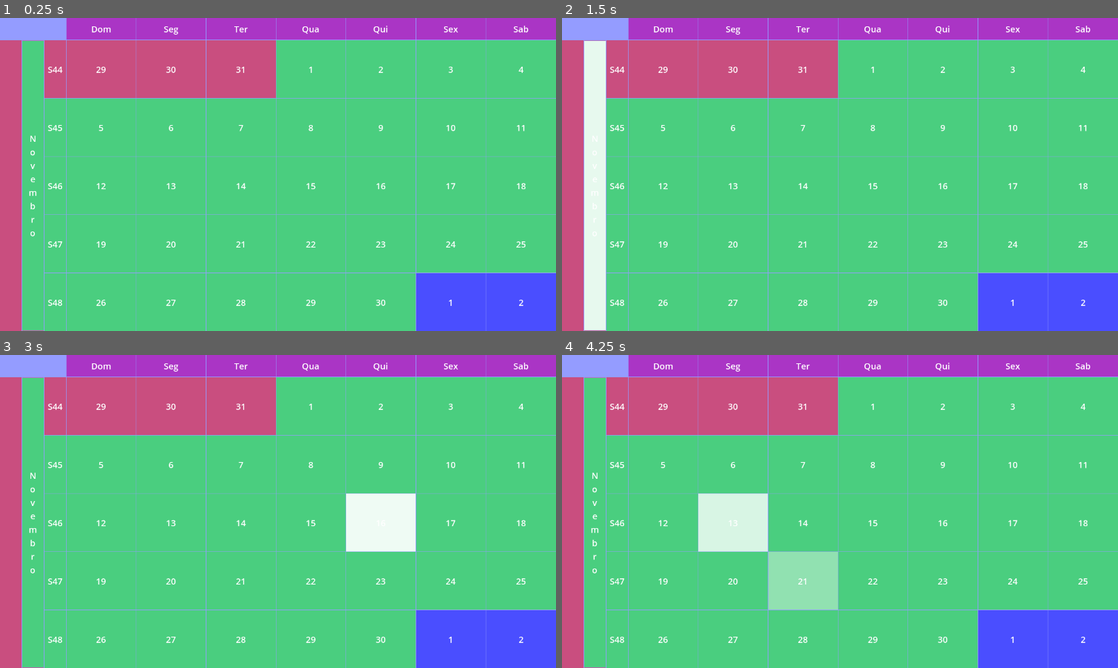
Above: before the commit, frames 1-4 (two rows, left to right).
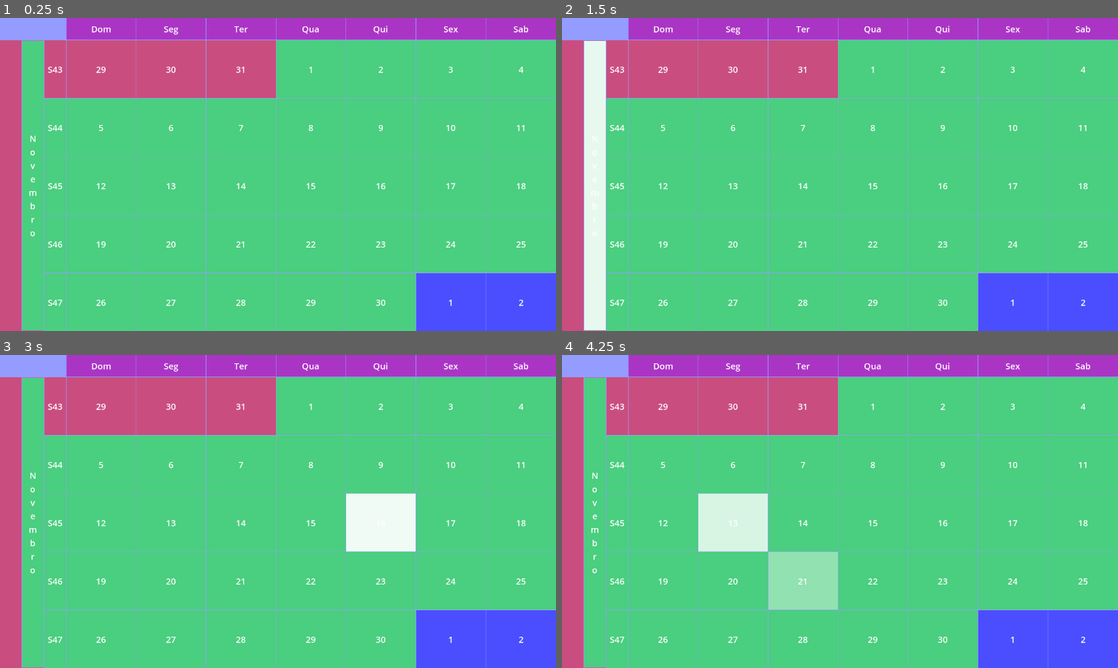
Above: after the commit, the same moments.

Repository: NWERICKSASAKI/Godot-Agenda-Unificada
Game: Godot game, scene res://scenes/main.tscn
The game is run twice, just before and just after one commit, with the same random seed, the same clock (stepped at 60 frames per second) and the same inputs.
Inputs (mouse positions are in pixels of both pictures, inside the frame that each line leads up to):
- Up to frame 1 (0.25 s): no input
- Up to frame 2 (1.5 s): click (595, 187) at 0.52 s; click (595, 187) at 1.27 s
- Up to frame 3 (3 s): click (33, 524) at 2.02 s; tap Enter at 2.75 s; move the mouse to (400, 495) at 2.77 s; click (400, 495) at 2.92 s
- Up to frame 4 (4.25 s): tap Space at 3.5 s; drag from (728, 527) to (812, 574) at 3.52 s

The runs differ from the first frame. In frame 1, less than 0.1% of the frame differs, in the area x 10-12%, y 15-92%; in frame 2, less than 0.1%; in frame 3, less than 0.1%; in frame 4, less than 0.1%.

Commit message:
correção da função de retornar o numero da semana

Diff:
--- a/scenes/main.tscn
+++ b/scenes/main.tscn
@@ -366,7 +366,7 @@
 [node name="S" parent="UI/Calendario/HBoxContainer/Dias/VBoxContainer/S0" instance=ExtResource("3_tbgi4")]
 layout_mode = 2
 size_flags_horizontal = 1
-tipo_de_celula = 4
+tipo_de_celula = 2
 
 [node name="D1" parent="UI/Calendario/HBoxContainer/Dias/VBoxContainer/S0" instance=ExtResource("3_tbgi4")]
 layout_mode = 2
@@ -405,7 +405,7 @@
 [node name="S" parent="UI/Calendario/HBoxContainer/Dias/VBoxContainer/S1" instance=ExtResource("3_tbgi4")]
 layout_mode = 2
 size_flags_horizontal = 1
-tipo_de_celula = 4
+tipo_de_celula = 2
 
 [node name="D1" parent="UI/Calendario/HBoxContainer/Dias/VBoxContainer/S1" instance=ExtResource("3_tbgi4")]
 layout_mode = 2
@@ -444,7 +444,7 @@
 [node name="S" parent="UI/Calendario/HBoxContainer/Dias/VBoxContainer/S2" instance=ExtResource("3_tbgi4")]
 layout_mode = 2
 size_flags_horizontal = 1
-tipo_de_celula = 4
+tipo_de_celula = 2
 
 [node name="D1" parent="UI/Calendario/HBoxContainer/Dias/VBoxContainer/S2" instance=ExtResource("3_tbgi4")]
 layout_mode = 2
@@ -483,7 +483,7 @@
 [node name="S" parent="UI/Calendario/HBoxContainer/Dias/VBoxContainer/S3" instance=ExtResource("3_tbgi4")]
 layout_mode = 2
 size_flags_horizontal = 1
-tipo_de_celula = 4
+tipo_de_celula = 2
 
 [node name="D1" parent="UI/Calendario/HBoxContainer/Dias/VBoxContainer/S3" instance=ExtResource("3_tbgi4")]
 layout_mode = 2
@@ -522,7 +522,7 @@
 [node name="S" parent="UI/Calendario/HBoxContainer/Dias/VBoxContainer/S4" instance=ExtResource("3_tbgi4")]
 layout_mode = 2
 size_flags_horizontal = 1
-tipo_de_celula = 4
+tipo_de_celula = 2
 
 [node name="D1" parent="UI/Calendario/HBoxContainer/Dias/VBoxContainer/S4" instance=ExtResource("3_tbgi4")]
 layout_mode = 2
@@ -561,7 +561,7 @@
 [node name="S" parent="UI/Calendario/HBoxContainer/Dias/VBoxContainer/S5" instance=ExtResource("3_tbgi4")]
 layout_mode = 2
 size_flags_horizontal = 1
-tipo_de_celula = 4
+tipo_de_celula = 2
 
 [node name="D1" parent="UI/Calendario/HBoxContainer/Dias/VBoxContainer/S5" instance=ExtResource("3_tbgi4")]
 layout_mode = 2
@@ -601,7 +601,7 @@
 [node name="S" parent="UI/Calendario/HBoxContainer/Dias/VBoxContainer/S6" instance=ExtResource("3_tbgi4")]
 layout_mode = 2
 size_flags_horizontal = 1
-tipo_de_celula = 4
+tipo_de_celula = 2
 
 [node name="D1" parent="UI/Calendario/HBoxContainer/Dias/VBoxContainer/S6" instance=ExtResource("3_tbgi4")]
 layout_mode = 2
--- a/scripts/calendario.gd
+++ b/scripts/calendario.gd
@@ -205,11 +205,10 @@
 ## Preenche no Calendario os dias da semana ('Dom', 'Seg', ... , 'Sab')
 func __preencher_nomes_dos_dias_da_semana():
 	var DiaSemana = ["Dom","Seg","Ter","Qua","Qui","Sex","Sab"]
-	var nodes_DiasDaSemana = $DiaDaSemana.get_children() ## [ N1 , N2 , S , D1 , ... , D7 ]
 	for i in DiaSemana.size():
 		var dia = DiaSemana[i]
 		var node_name = "D{0}".format([i+1])
-		$DiaDaSemana.get_node(node_name).get_node("Label").text = DiaSemana[i]
+		$DiaDaSemana.get_node(node_name).get_node("Label").text = dia
 
 
 #func eh_ano_bissexto(ano: int) -> bool:
--- a/scripts/d.gd
+++ b/scripts/d.gd
@@ -3,15 +3,15 @@
 const UM_DIA_UNIX = 86400 ## 60 * 60 * 24 = 86400
 const UMA_SEMANA_UNIX = UM_DIA_UNIX * 7
 
-@export_enum("Ano", "Mes", "Semana", "Dia", "Numero da Semana", "Nome da Semana") var tipo_de_celula # 0, 1, 2, 3
+@export_enum("Ano", "Mes", "Semana", "Dia", "Nome da Semana") var tipo_de_celula # 0, 1, 2, 3
 
 #@export_range(0,1,0.01,"Controle de Opacidade da celula") var A = 0.5 # alpha / opacidade
 
-var data_dicionario
-var data_unix = 0
+var data_dicionario:Dictionary
+var data_unix:int = 0
 var ano:int
 var dia:int
-var mes:int ## 0 = Janeiro,[br]1 = Fevereiro[br]...[br]11 = Dezembro
+var mes:int ## 0 = Janeiro,[br]1 = Fevereiro,[br]...[br]11 = Dezembro
 var dia_da_semana:int ## 0 = Domingo,[br]1 = Segunda,[br]...[br]6 = Sábado
 var numero_da_semana:int
 
@@ -23,15 +23,16 @@
 
 func _alterar_aparencia():
 	$Label.text = str(dia)
-	if tipo_de_celula == 4:
+	if tipo_de_celula == 2:
 		$Label.text = "S" + str(numero_da_semana)
 	elif tipo_de_celula == 1:
 		$Label.text = "\n".join(str(NOME_MESES[mes]).split(""))
 	elif tipo_de_celula == 0:
-		$Label.text = __string_ano_formatado(ano)
+		$Label.text = __string_ano_formatado()
 	$ColorRect.color = COR_MES[mes % 12]
 
 func atualizar_data_unix_com_base_nos_atributos():
+	assert( mes >= 0, "'mes' precisa ser maior ou igual que 0. mes -> {0}".format([mes]));
 	#  year, month, day, hour, minute, and second.
 	var dicionario = {
 		"year":ano,
@@ -49,10 +50,10 @@
 	data_dicionario = Time.get_datetime_dict_from_unix_time(data_unix)
 	dia_da_semana = data_dicionario['weekday']
 	dia = data_dicionario["day"]
-	mes = data_dicionario["month"]-1
+	mes = data_dicionario["month"]-1 #  Dicio (mês) = { 1-Jan, 2-Fev, ... 12-Dez  } -1 para ao meu modelo
 	ano = data_dicionario["year"]
 	numero_da_semana = calcular_numero_da_semana(data_unix)
-	tipo_de_celula
+	#tipo_de_celula
 	_alterar_aparencia()
 
 func avancar_dias(n:int):
@@ -62,7 +63,7 @@
 
 func avancar_meses(n:int):
 	var d_ano = ( mes + abs(n) ) / 12 * sign(n)
-	mes = mes + n
+	mes = (mes+12 + n)%12 # +12 para evitar que mes = -1
 	ano += d_ano
 	atualizar_data_unix_com_base_nos_atributos()
 
@@ -91,18 +92,23 @@
 ## ao invés de Dom -> Sab
 func calcular_numero_da_semana(data_em_unix:int) -> int:
 	var data_string_1o_dia_do_ano = "{0}-01-01 12:00:00".format([ano]) #YYYY-MM-DD HH:MM:SS
-	var unix_data = Time.get_unix_time_from_datetime_string(data_string_1o_dia_do_ano)
-	var dict_data = Time.get_datetime_dict_from_datetime_string(data_string_1o_dia_do_ano, true)
-	var dia_da_semama = int(dict_data['weekday']) # 0 Domindo, 1 Seg, ... , 6 Sábado
-	var unix_prox_domingo = unix_data - (7 - dia_da_semama) * UM_DIA_UNIX
-
-	var num_da_semana = ( data_em_unix - unix_prox_domingo ) / UMA_SEMANA_UNIX
+	var unix_data_1o_dia_do_ano = Time.get_unix_time_from_datetime_string(data_string_1o_dia_do_ano)
+	var dict_data_1o_dia_do_ano = Time.get_datetime_dict_from_datetime_string(data_string_1o_dia_do_ano, true)
+	var dia_da_semama_1o_dia_do_ano = int(dict_data_1o_dia_do_ano['weekday']) ## 0 Domindo, 1 Seg, ... , 6 Sábado
+	#var unix_anterior_domingo = unix_data_1o_dia_do_ano - (7 - dia_da_semama_1o_dia_do_ano) * UM_DIA_UNIX
+	var unix_segunda_anterior = unix_data_1o_dia_do_ano - (dia_da_semama_1o_dia_do_ano - 1) * UM_DIA_UNIX
+	@warning_ignore("integer_division")
+	#var num_da_semana = ( data_em_unix - unix_anterior_domingo ) / UMA_SEMANA_UNIX
+	var num_da_semana = ( data_em_unix - unix_segunda_anterior ) / UMA_SEMANA_UNIX + 1 # +1 pq a numeração das semanas começa em 1.
 	return num_da_semana
 
 ## Retorna a quantidade de semanas que o mês possui.
 ## Função usada para determinar a altura das células dos Meses.
-func qtd_semanas_no_mes(_mes=mes,_ano=ano) -> int:
+func qtd_semanas_no_mes(_mes=mes,_ano=ano) -> Array:
+	_mes += 1 # para adaptar ao unix
 	var string_1o_dia_do_mes =  "{0}-{1}-01 12:00:00".format([_ano,_mes]) #YYYY-MM-DD HH:MM:SS
+	var dict_1o_dia_do_mes = Time.get_datetime_dict_from_datetime_string(string_1o_dia_do_mes,true)
+	var domingo_1o_dia:bool = dict_1o_dia_do_mes['weekday']==0
 	var unix_1o_dia_do_mes =  Time.get_unix_time_from_datetime_string(string_1o_dia_do_mes)
 	var num_semana_1o_dia = calcular_numero_da_semana(unix_1o_dia_do_mes)
 
@@ -110,13 +116,20 @@
 	if prox_mes == 0:
 		_ano += 1
 
-	var string_1o_dia_do_prox_mes =  "{0}-{1}-01 12:00:00".format([_ano,_mes+1]) #YYYY-MM-DD HH:MM:SS
+	var string_1o_dia_do_prox_mes =  "{0}-{1}-01 12:00:00".format([_ano,prox_mes]) #YYYY-MM-DD HH:MM:SS
 	var unix_1o_dia_do_prox_mes =  Time.get_unix_time_from_datetime_string(string_1o_dia_do_prox_mes)
 	var unix_ultimo_dia_do_mes = unix_1o_dia_do_prox_mes - UM_DIA_UNIX
+
+	var dict_ult_dia_do_mes = Time.get_datetime_dict_from_unix_time(unix_ultimo_dia_do_mes)
+	var sabado_ult_dia:bool = dict_ult_dia_do_mes['weekday']==6
+
 	var num_semana_ultimo_dia = calcular_numero_da_semana(unix_ultimo_dia_do_mes)
 
-	var num_de_semanas_no_mes = num_semana_ultimo_dia - num_semana_1o_dia
-	return num_de_semanas_no_mes
+	var num_de_semanas_no_mes = num_semana_ultimo_dia - num_semana_1o_dia + 1
+	#var num_de_semanas_no_mes = ceil((float(unix_ultimo_dia_do_mes - unix_1o_dia_do_mes)/UMA_SEMANA_UNIX))
+
+	var lista = [num_de_semanas_no_mes, domingo_1o_dia, sabado_ult_dia]
+	return lista
 
 ## Retorna a quantidade de semanas que o ano possui.
 ## Função usada para determinar a altura das células dos Anos.
@@ -133,7 +146,7 @@
 	var num_de_semanas_no_ano = num_semana_ultimo_dia - num_semana_1o_dia
 	return num_de_semanas_no_ano
 
-func __string_ano_formatado(ano:int):
+func __string_ano_formatado() -> String:
 	var esp = "\n\n\n\n\n" + "\n\n\n\n\n" + "\n\n\n\n\n" + "\n\n\n\n\n"
 	var espacamento = esp + esp + esp + esp + esp
 	var string_ano = "\n\n\n\n".join(str(ano).split(""))
@@ -142,5 +155,7 @@
 ## Função ao apertar/clicar/tocar a célula do Dia, Mês, Semana ou Ano.
 func _on_button_pressed() -> void:
 	print("tipo: ",tipo_de_celula, " data:", dia, "/", mes, "/", ano)
-	if tipo_de_celula == 1:
+	if tipo_de_celula == 1: # month
 		print(qtd_semanas_no_mes(mes,ano))
+	elif tipo_de_celula == 3: # dia
+		print(calcular_numero_da_semana(data_unix))
Not shown, changed: todo.txt
